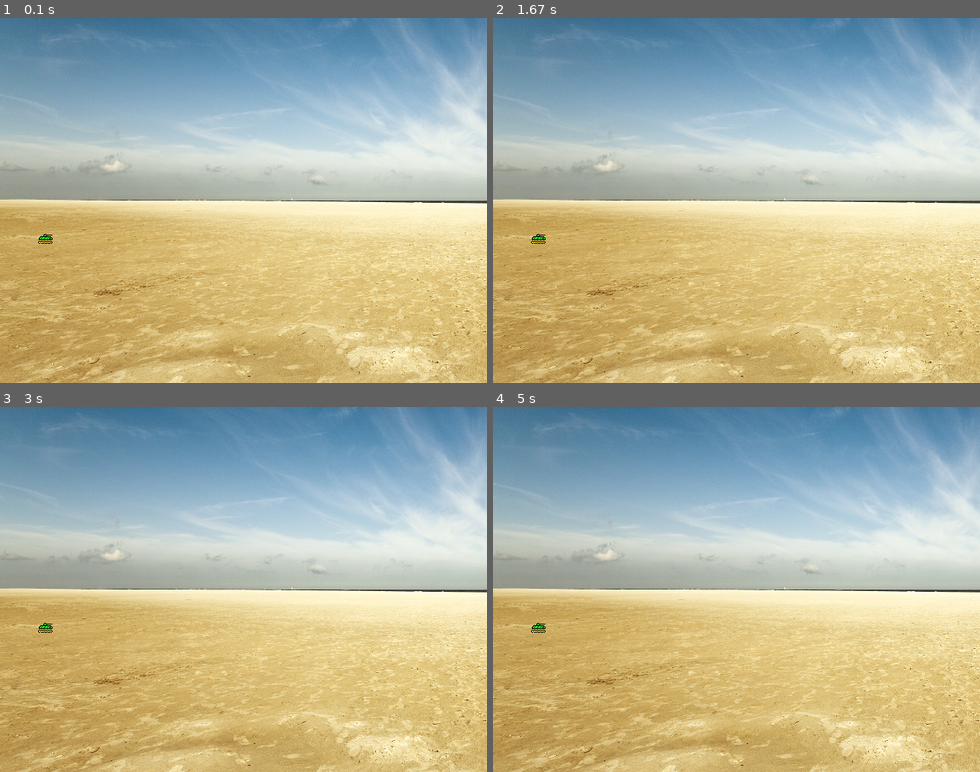
Above: before the commit, frames 1-4 (two rows, left to right).
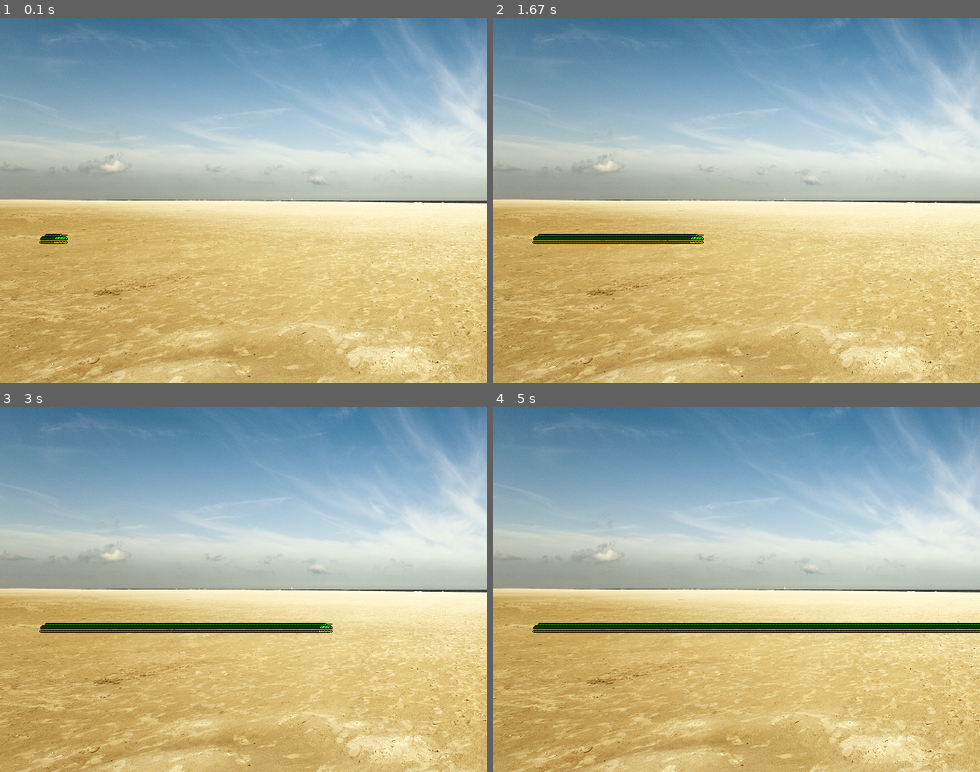
Above: after the commit, the same moments.

Repository: rodrigodub/Output
Game: pygame game, started from ProgramacaoDeJogos/Input04PJ04_c.py
Same seed, same stepped clock (60 frames per second), same inputs: the game is played once before the commit and once after it.
Inputs:
- Up to frame 1 (0.1 s): no input
- Up to frame 2 (1.67 s): no input
- Up to frame 3 (3 s): no input
- Up to frame 4 (5 s): no input

The runs differ from the first frame. In frame 1, 0.1% of the frame differs, in the area x 7-14%, y 59-62%; in frame 2, 0.8%; in frame 3, 1.5%; in frame 4, 2.3%, in the area x 7-100%, y 59-62%.

Commit message:
PJ4: tank is moving but leaving track behind
# v2.069
# 20171228

Diff:
--- a/ProgramacaoDeJogos/Input01PJ01_b.py
+++ b/ProgramacaoDeJogos/Input01PJ01_b.py
@@ -1,6 +1,6 @@
 import curses
 
-#a = curses.initscr()
+a = curses.initscr()
 a = curses.newwin()
 
-a.addch(10,10,'x')
+a.addch(10, 10, 'x')
--- a/ProgramacaoDeJogos/Input01PJ01_c.py
+++ b/ProgramacaoDeJogos/Input01PJ01_c.py
@@ -1,16 +1,16 @@
 from curses import wrapper
 
 def main(stdscr):
-	# clear screen
-	stdscr.clear()
+    # clear screen
+    stdscr.clear()
 
-	# raises zerodivisionerror
-	for i in range(1, 11):
-		#v = i-10
-		v = i
-		stdscr.addstr(i, 0, '10 divided by {} is {}'.format(v, 10/v))
+    # raises zerodivisionerror
+    for i in range(1, 11):
+        #v = i-10
+        v = i
+        stdscr.addstr(i, 0, '10 divided by {} is {}'.format(v, 10/v))
 
-	stdscr.refresh()
-	stdscr.getkey()
+    stdscr.refresh()
+    stdscr.getkey()
 
 wrapper(main)
--- a/ProgramacaoDeJogos/Input01PJ01_d.py
+++ b/ProgramacaoDeJogos/Input01PJ01_d.py
@@ -11,18 +11,18 @@
 from curses import wrapper
 
 def main(stdscr):
-	# clear screen
-	stdscr.clear()
+    # clear screen
+    stdscr.clear()
 
-	# main code
-	stdscr.addstr(5, 5, ')))')
-	stdscr.addstr(6, 5, 'OOO<')
-	stdscr.addstr(7, 5, ')))')
-	stdscr.addstr(10, 0, '')
+    # main code
+    stdscr.addstr(5, 5, ')))')
+    stdscr.addstr(6, 5, 'OOO<')
+    stdscr.addstr(7, 5, ')))')
+    stdscr.addstr(10, 0, '')
 
-	# end main code
+    # end main code
 
-	stdscr.refresh()
-	stdscr.getkey()
+    stdscr.refresh()
+    stdscr.getkey()
 
 wrapper(main)
--- a/ProgramacaoDeJogos/Input01PJ01_e.py
+++ b/ProgramacaoDeJogos/Input01PJ01_e.py
@@ -18,30 +18,30 @@
 
 
 def drawinsect(stdscr, posy, posx):
-	# draws insect
-	stdscr.addstr(posy, posx, ' )))')
-	stdscr.addstr(posy+1, posx, ' OOO<')
-	stdscr.addstr(posy+2, posx, ' )))')
-	stdscr.refresh()
-	time.sleep(0.2)
-	stdscr.addstr(posy, posx, ' (((')
-	stdscr.addstr(posy+1, posx, ' OOO<')
-	stdscr.addstr(posy+2, posx, ' (((')
-	stdscr.refresh()
-	time.sleep(0.2)
+    # draws insect
+    stdscr.addstr(posy, posx, ' )))')
+    stdscr.addstr(posy+1, posx, ' OOO<')
+    stdscr.addstr(posy+2, posx, ' )))')
+    stdscr.refresh()
+    time.sleep(0.2)
+    stdscr.addstr(posy, posx, ' (((')
+    stdscr.addstr(posy+1, posx, ' OOO<')
+    stdscr.addstr(posy+2, posx, ' (((')
+    stdscr.refresh()
+    time.sleep(0.2)
 
 
 def main(stdscr):
-	# disable blinking cursor
-	curses.curs_set(False)
-	# clear screen
-	stdscr.clear()
+    # disable blinking cursor
+    curses.curs_set(False)
+    # clear screen
+    stdscr.clear()
 
-	# main code
-	for i in range(0, 74):
-		drawinsect(stdscr, 10, i)
+    # main code
+    for i in range(0, 74):
+        drawinsect(stdscr, 10, i)
 
-	# end main code
-	stdscr.getkey()
+    # end main code
+    stdscr.getkey()
 
 wrapper(main)
--- a/ProgramacaoDeJogos/Input01PJ01_f.py
+++ b/ProgramacaoDeJogos/Input01PJ01_f.py
@@ -20,72 +20,72 @@
 
 
 class Satelite(object):
-	def __init__(self, stdscr, posy, posx):
-		stdscr.refresh()
-		self.position1(stdscr, posy, posx)
-		time.sleep(0.2)
-		stdscr.refresh()
-		self.position2(stdscr, posy, posx)
-		time.sleep(0.2)
+    def __init__(self, stdscr, posy, posx):
+        stdscr.refresh()
+        self.position1(stdscr, posy, posx)
+        time.sleep(0.2)
+        stdscr.refresh()
+        self.position2(stdscr, posy, posx)
+        time.sleep(0.2)
 
-	def position1(self, stdscr, posy, posx):
-		stdscr.addstr(posy+0, posx, 15 * chr(0x0020))
-		stdscr.addstr(posy+1, posx, 3 * chr(0x0020) + 1 * chr(0x2588) + 7 * chr(0x0020) + 1 * chr(0x2588) + 3 * chr(0x0020))
-		stdscr.addstr(posy+2, posx, 4 * chr(0x0020) + 1 * chr(0x2588) + 5 * chr(0x0020) + 1 * chr(0x2588) + 4 * chr(0x0020))
-		stdscr.addstr(posy+3, posx, 5 * chr(0x0020) + 5 * chr(0x2588) + 5 * chr(0x0020))
-		stdscr.addstr(posy+4, posx, 2 * chr(0x0020) + 11 * chr(0x2588) + 2 * chr(0x0020))
-		stdscr.addstr(posy+5, posx, 1 * chr(0x0020) + 6 * (chr(0x0020) + chr(0x2588)) + 2 * chr(0x0020))
-		stdscr.addstr(posy+6, posx, 1 * chr(0x0020) + 6 * (chr(0x0020) + chr(0x2588)) + 2 * chr(0x0020))
-		stdscr.addstr(posy+7, posx, 3 * chr(0x0020) + 9 * chr(0x2588) + 3 * chr(0x0020))
-		stdscr.addstr(posy+8, posx, 2 * chr(0x0020) + 1 * chr(0x2588) + 9 * chr(0x0020) + 1 * chr(0x2588) + 2 * chr(0x0020))
-		stdscr.addstr(posy+9, posx, 1 * chr(0x0020) + 1 * chr(0x2588) + 11 * chr(0x0020) + 1 * chr(0x2588) + 1 * chr(0x0020))
-		stdscr.addstr(posy+10, posx, 15 * chr(0x0020))
+    def position1(self, stdscr, posy, posx):
+        stdscr.addstr(posy+0, posx, 15 * chr(0x0020))
+        stdscr.addstr(posy+1, posx, 3 * chr(0x0020) + 1 * chr(0x2588) + 7 * chr(0x0020) + 1 * chr(0x2588) + 3 * chr(0x0020))
+        stdscr.addstr(posy+2, posx, 4 * chr(0x0020) + 1 * chr(0x2588) + 5 * chr(0x0020) + 1 * chr(0x2588) + 4 * chr(0x0020))
+        stdscr.addstr(posy+3, posx, 5 * chr(0x0020) + 5 * chr(0x2588) + 5 * chr(0x0020))
+        stdscr.addstr(posy+4, posx, 2 * chr(0x0020) + 11 * chr(0x2588) + 2 * chr(0x0020))
+        stdscr.addstr(posy+5, posx, 1 * chr(0x0020) + 6 * (chr(0x0020) + chr(0x2588)) + 2 * chr(0x0020))
+        stdscr.addstr(posy+6, posx, 1 * chr(0x0020) + 6 * (chr(0x0020) + chr(0x2588)) + 2 * chr(0x0020))
+        stdscr.addstr(posy+7, posx, 3 * chr(0x0020) + 9 * chr(0x2588) + 3 * chr(0x0020))
+        stdscr.addstr(posy+8, posx, 2 * chr(0x0020) + 1 * chr(0x2588) + 9 * chr(0x0020) + 1 * chr(0x2588) + 2 * chr(0x0020))
+        stdscr.addstr(posy+9, posx, 1 * chr(0x0020) + 1 * chr(0x2588) + 11 * chr(0x0020) + 1 * chr(0x2588) + 1 * chr(0x0020))
+        stdscr.addstr(posy+10, posx, 15 * chr(0x0020))
 
-	def position2(self, stdscr, posy, posx):
-		stdscr.addstr(posy+0, posx, 15 * chr(0x0020))
-		stdscr.addstr(posy+1, posx, 7 * chr(0x0020) + 1 * chr(0x2588) + 7 * chr(0x0020))
-		stdscr.addstr(posy+2, posx, 7 * chr(0x0020) + 1 * chr(0x2588) + 7 * chr(0x0020))
-		stdscr.addstr(posy+3, posx, 5 * chr(0x0020) + 6 * chr(0x2588) + 4 * chr(0x0020))
-		stdscr.addstr(posy+4, posx, 2 * chr(0x0020) + 11 * chr(0x2588) + 2 * chr(0x0020))
-		stdscr.addstr(posy+5, posx, 1 * chr(0x0020) + 6 * (chr(0x2588) + chr(0x0020)) + 1 * chr(0x2588) + 1 * chr(0x0020))
-		stdscr.addstr(posy+6, posx, 1 * chr(0x0020) + 6 * (chr(0x2588) + chr(0x0020)) + 1 * chr(0x2588) + 1 * chr(0x0020))
-		stdscr.addstr(posy+7, posx, 2 * chr(0x0020) + 11 * chr(0x2588) + 2 * chr(0x0020))
-		stdscr.addstr(posy+8, posx, 7 * chr(0x0020) + 1 * chr(0x2588) + 7 * chr(0x0020))
-		stdscr.addstr(posy+9, posx, 7 * chr(0x0020) + 1 * chr(0x2588) + 7 * chr(0x0020))
-		stdscr.addstr(posy+10, posx, 15 * chr(0x0020))
+    def position2(self, stdscr, posy, posx):
+        stdscr.addstr(posy+0, posx, 15 * chr(0x0020))
+        stdscr.addstr(posy+1, posx, 7 * chr(0x0020) + 1 * chr(0x2588) + 7 * chr(0x0020))
+        stdscr.addstr(posy+2, posx, 7 * chr(0x0020) + 1 * chr(0x2588) + 7 * chr(0x0020))
+        stdscr.addstr(posy+3, posx, 5 * chr(0x0020) + 6 * chr(0x2588) + 4 * chr(0x0020))
+        stdscr.addstr(posy+4, posx, 2 * chr(0x0020) + 11 * chr(0x2588) + 2 * chr(0x0020))
+        stdscr.addstr(posy+5, posx, 1 * chr(0x0020) + 6 * (chr(0x2588) + chr(0x0020)) + 1 * chr(0x2588) + 1 * chr(0x0020))
+        stdscr.addstr(posy+6, posx, 1 * chr(0x0020) + 6 * (chr(0x2588) + chr(0x0020)) + 1 * chr(0x2588) + 1 * chr(0x0020))
+        stdscr.addstr(posy+7, posx, 2 * chr(0x0020) + 11 * chr(0x2588) + 2 * chr(0x0020))
+        stdscr.addstr(posy+8, posx, 7 * chr(0x0020) + 1 * chr(0x2588) + 7 * chr(0x0020))
+        stdscr.addstr(posy+9, posx, 7 * chr(0x0020) + 1 * chr(0x2588) + 7 * chr(0x0020))
+        stdscr.addstr(posy+10, posx, 15 * chr(0x0020))
 
 
 class Movimento(object):
-	def __init__(self, stdscr):
-		self.y = 10
-		self.x = 10
-		for i in range(0, 100):
-			a = random.randint(-1, 1)
-			b = random.randint(-1, 1)
-			for j in range(0, 10):
-				self.y += a
-				self.x += b
-				try:
-					Satelite(stdscr, self.y, self.x)
-				except:
-					stdscr.clear()
-					self.y = 10
-					self.x = 10
-					Satelite(stdscr, self.y, self.x)
+    def __init__(self, stdscr):
+        self.y = 10
+        self.x = 10
+        for i in range(0, 100):
+            a = random.randint(-1, 1)
+            b = random.randint(-1, 1)
+            for j in range(0, 10):
+                self.y += a
+                self.x += b
+                try:
+                    Satelite(stdscr, self.y, self.x)
+                except:
+                    stdscr.clear()
+                    self.y = 10
+                    self.x = 10
+                    Satelite(stdscr, self.y, self.x)
 
 
 def main(stdscr):
-	# disable blinking cursor
-	curses.curs_set(False)
-	# clear screen
-	stdscr.clear()
+    # disable blinking cursor
+    curses.curs_set(False)
+    # clear screen
+    stdscr.clear()
 
-	# main code
-	Movimento(stdscr)
+    # main code
+    Movimento(stdscr)
 
-	# end main code
-	stdscr.getkey()
+    # end main code
+    stdscr.getkey()
 
 
 if __name__ == '__main__':
-	wrapper(main)
+    wrapper(main)
--- a/ProgramacaoDeJogos/Input02PJ02_a.py
+++ b/ProgramacaoDeJogos/Input02PJ02_a.py
@@ -20,38 +20,38 @@
 
 
 class Cannon(object):
-	def __init__(self, stdscr):
-		stdscr.addstr(47, 38, chr(0x2584)+chr(0x2588)+chr(0x2584))
+    def __init__(self, stdscr):
+        stdscr.addstr(47, 38, chr(0x2584)+chr(0x2588)+chr(0x2584))
 
-	def fire(self, stdscr):
-		for n in range(45, 0, -1):
-			stdscr.addstr(n, 39, chr(0x25B2))
-			stdscr.addstr(n+1, 39, ' ')
-			time.sleep(0.025)
-			stdscr.refresh()
+    def fire(self, stdscr):
+        for n in range(45, 0, -1):
+            stdscr.addstr(n, 39, chr(0x25B2))
+            stdscr.addstr(n+1, 39, ' ')
+            time.sleep(0.025)
+            stdscr.refresh()
 
 
 def fireloop(stdscr, cannon):
-	fim = ''
-	while fim != 'x':
-		fim = stdscr.getkey()
-		if fim == 'f':
-			cannon.fire(stdscr)
+    fim = ''
+    while fim != 'x':
+        fim = stdscr.getkey()
+        if fim == 'f':
+            cannon.fire(stdscr)
 
 
 def main(stdscr):
-	# disable blinking cursor
-	curses.curs_set(False)
-	# clear screen
-	stdscr.clear()
+    # disable blinking cursor
+    curses.curs_set(False)
+    # clear screen
+    stdscr.clear()
 
-	# main code
-	a = Cannon(stdscr)
-	fireloop(stdscr, a)
+    # main code
+    a = Cannon(stdscr)
+    fireloop(stdscr, a)
 
-	# end main code
-	#stdscr.getkey()
+    # end main code
+    #stdscr.getkey()
 
 
 if __name__ == '__main__':
-	wrapper(main)
+    wrapper(main)
--- a/ProgramacaoDeJogos/Input04PJ04_c.py
+++ b/ProgramacaoDeJogos/Input04PJ04_c.py
@@ -4,9 +4,9 @@
 # Campo Minado / Movimento
 #
 # Usage:
-# >python3 Input04PJ04_c.py
+# > python3 Input04PJ04_c.py
 #
-# v2.067
+# v2.069
 # 20171228
 #################################################
 __author__ = 'Rodrigo Nobrega'
@@ -29,13 +29,13 @@
         # pygame.sprite.Sprite.__init__(self)  #call Sprite initializer
         self.image = load_image(image_file)
         self.rect = self.image.get_rect()
-        self.rect.left, self.rect.top = 0,0
+        self.rect.left, self.rect.top = 0, 0
 
 
 # screen
 class Setscreen(object):
     def __init__(self, bg):
-        self.size = (640,480)
+        self.size = (640, 480)
         self.bgcolor = [90, 230, 90]
         self.area = pygame.display.set_mode(self.size)
         self.show(bg)
@@ -43,14 +43,20 @@
     def show(self, bg):
         # screen = pygame.display.set_mode(self.size)
         self.area.fill(self.bgcolor)
-        self.area.blit(Background(bg).image, (0,0))
+        self.area.blit(Background(bg).image, (0, 0))
         # return screen
 
 # tank
 class Tank(object):
     def __init__(self):
         self.image = load_image('tank4.png')
-        self.pos = (50,280)
+        self.x = 50
+        self.y = 280
+        self.pos = (self.x, self.y)
+
+    def move(self):
+        self.x += 2
+        self.pos = (self.x, self.y)
 
 
 # tankmovement
@@ -61,11 +67,13 @@
 
 
 # event loop
-def eventloop():
+def eventloop(scr, tnk):
     while 1:
         for event in pygame.event.get():
             if event.type == pygame.QUIT:
                 sys.exit()
+        tnk.move()
+        scr.area.blit(tnk.image, tnk.pos)
         pygame.display.flip()
 
 
@@ -75,8 +83,8 @@
     pygame.init()
     screen = Setscreen('desert640.png')
     thetank = Tank()
-    screen.area.blit(thetank.image, thetank.pos)
-    eventloop()
+    #screen.area.blit(thetank.image, thetank.pos)
+    eventloop(screen, thetank)
 
 
 # execute main
